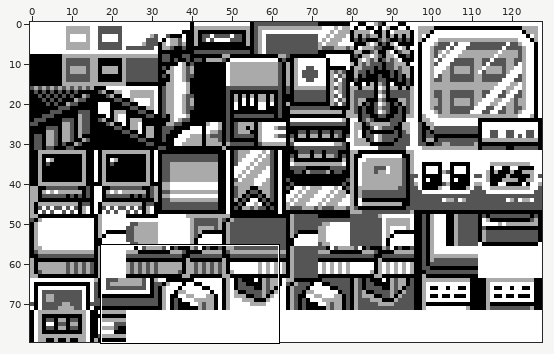
One commit to this sprite sheet: gfx/tilesets/pokecenter.png. The first picture is a wide view before the edit; the outline marks the close-up.
Close-up. Before the edit:
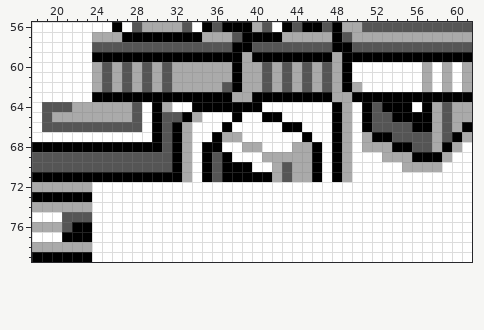
The file is 128x80 pixels. Shown: x 18..61, y 56..79.
New version:
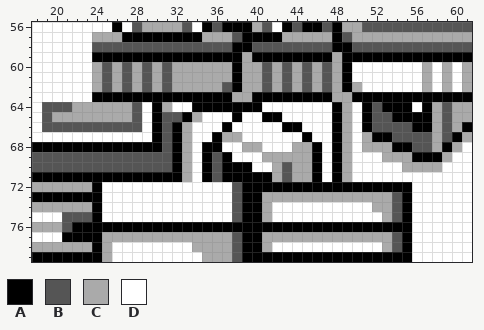
Palette (. is transparent): A #000000  B #555555  C #aaaaaa  D #ffffff
Message: Updated Indigo Plateau Pokecenter layout
Change:
y 72: x 24 D -> A; x 38..55 DDDDDDDDDDDDDDDDDD -> BAAAAAAAAAAAAAAAAA
y 73: x 24 D -> A; x 38..55 DDDDDDDDDDDDDDDDDD -> BAACCCCCCCCCCCCCBA
y 74: x 24 D -> A; x 38..41 DDDD -> BAAC; x 52..55 DDDD -> CCBA
y 75: x 24 D -> A; x 38..41 DDDD -> BAAC; x 53..55 DDD -> CBA
y 76: x 24..55 DDDDDDDDDDDDDDDDDDDDDDDDDDDDDDDD -> AAAAAAAAAAAAAAAAAAAAAAAAAAAAAAAA
y 77: x 24..55 DDDDDDDDDDDDDDDDDDDDDDDDDDDDDDDD -> ACCCCCCCCCCCCCBAACCCCCCCCCCCCCBA
y 78: x 24..25 DD -> AC; x 34..41 DDDDDDDD -> CCCCBAAC; x 53..55 DDD -> CBA
y 79: x 24..25 DD -> AC; x 35..55 DDDDDDDDDDDDDDDDDDDDD -> CCCBAAAAAAAAAAAAAAAAA
Boxes around the changes in both close-ups, in picture pixels (x1, y1, x2, y2):
changed: (92, 182, 412, 262)
